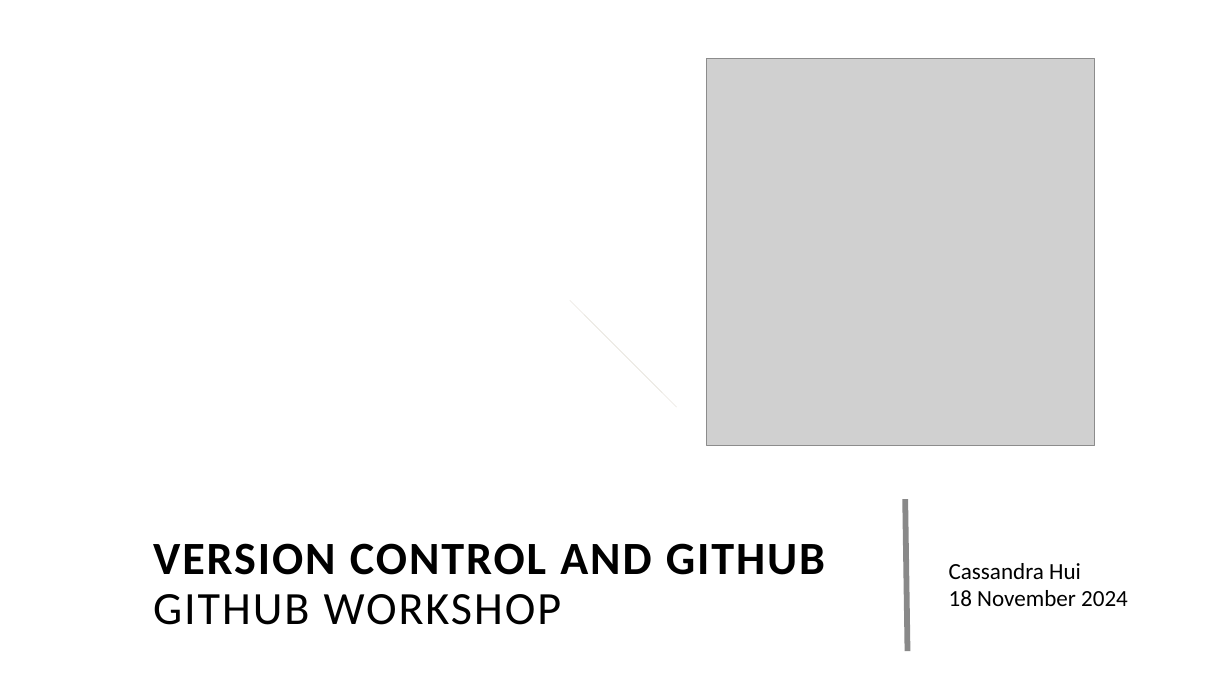
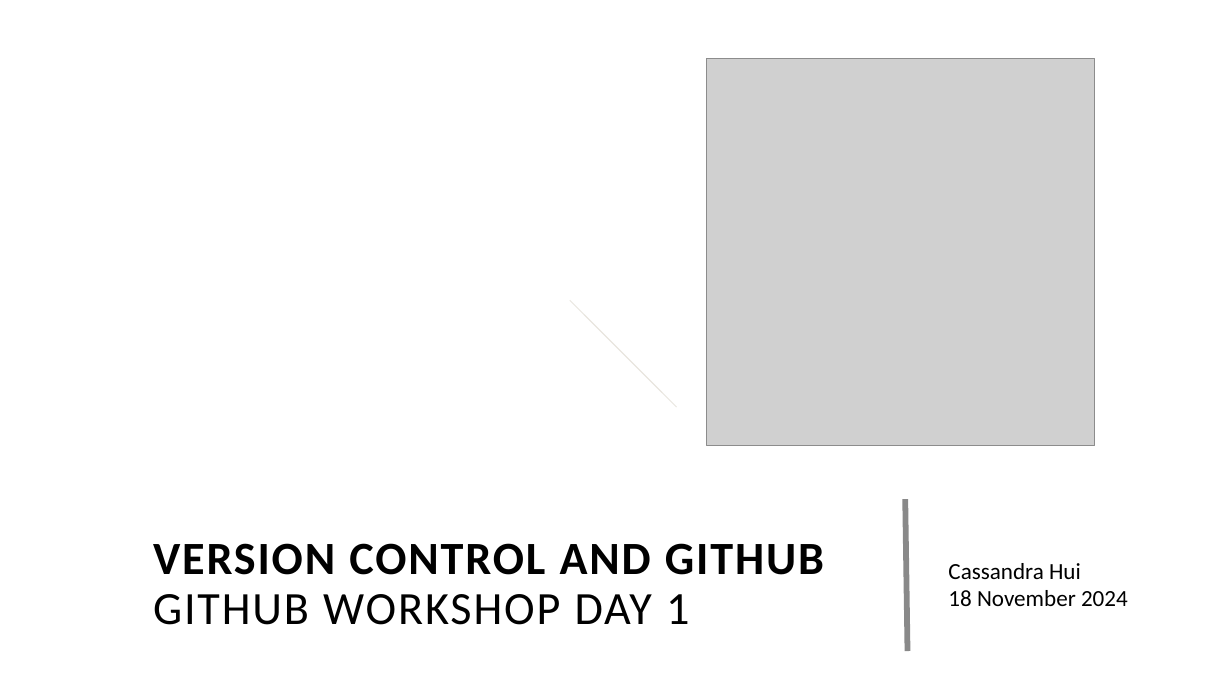
Before and after one commit to cassandra-hui/GitHub-Workshop, a slide deck: slide 1 of Day_1.pptx. Drawn at 1232x693 pixels with LibreOffice and Linux fonts; fonts in the diff are those of the drawing; grey boxes stand for pictures; background and template pictures are left out. Boxes give left, top, right and bottom in pixels: in the first picture for what was removed or moved away, otherwise in the second. Text is boxed around its words. In the diff, an @@ line names an element or a change of style, - is before the commit and + after.

```diff
--- a/Day_1.pptx
+++ b/Day_1.pptx
@@ title at (x1=153, y1=594, x2=689, y2=625): text changed @@
-GITHUB WORKSHOP
+GITHUB WORKSHOP DAY 1
```
Also in this commit, not shown: 18 other slides changed, 3 slides added, 1 slide removed, 12 other files.
